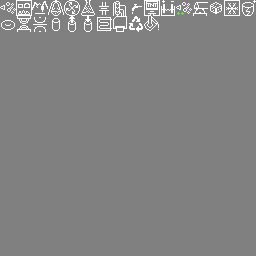
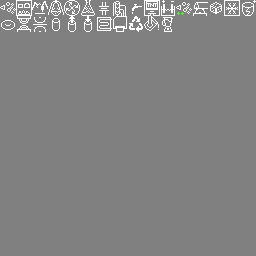
The second 256 × 256 image is a revision of the first. Changes to its layers:
painted on "Background" over (162, 17, 173, 32)
